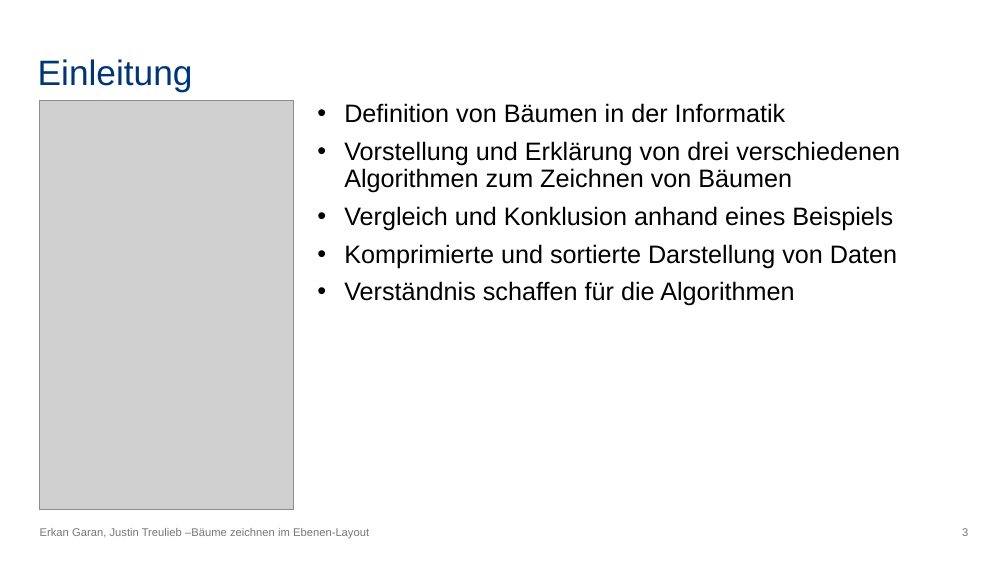
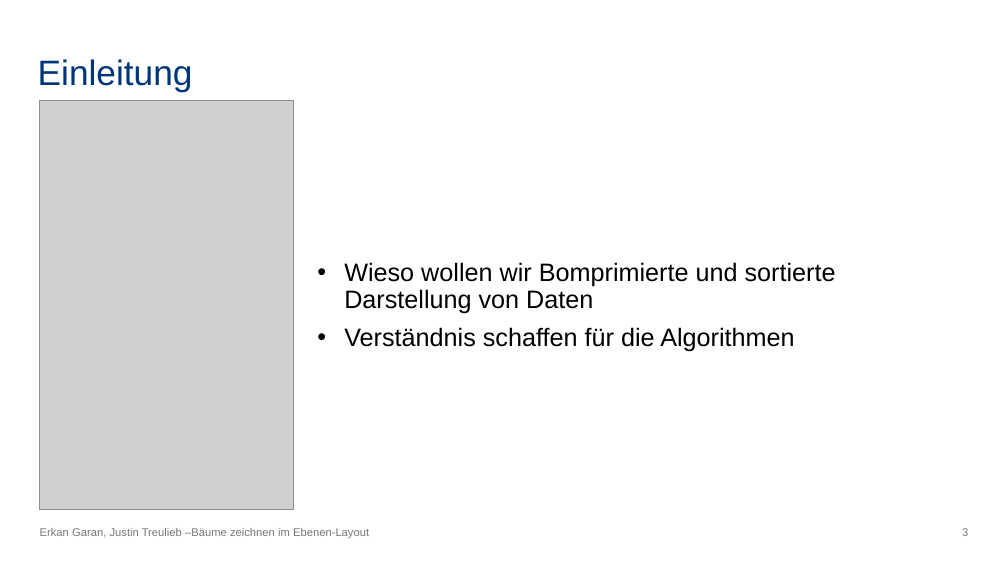
Before and after one commit to erkangrn/Praxsiprojekt, a slide deck: slide 3 of Powerpoint/Bäume zeichnen im Ebenen-Layout.pptx. Drawn at 1008x567 pixels with LibreOffice and Linux fonts; fonts in the diff are those of the drawing; grey boxes stand for pictures. Boxes give left, top, right and bottom in pixels: in the first picture for what was removed or moved away, otherwise in the second. Text is boxed around its words. In the diff, an @@ line names an element or a change of style, - is before the commit and + after.

Commit message:
PP

```diff
--- a/Powerpoint/Bäume zeichnen im Ebenen-Layout.pptx
+++ b/Powerpoint/Bäume zeichnen im Ebenen-Layout.pptx
@@ text "Wieso wollen wir Bomprimierte und ..." at <box>344,262,836,351</box>: vertical alignment top to middle @@
@@ text at <box>344,262,836,314</box>: text changed @@
-• Definition von Bäumen in der Informatik
-• Vorstellung und Erklärung von drei verschiedenen Algorithmen zum Zeichnen von Bäumen
-• Vergleich und Konklusion anhand eines Beispiels
-• Komprimierte und sortierte Darstellung von Daten
+• Wieso wollen wir Bomprimierte und sortierte Darstellung von Daten
```
Also in this commit, not shown: 5 other slides changed.
